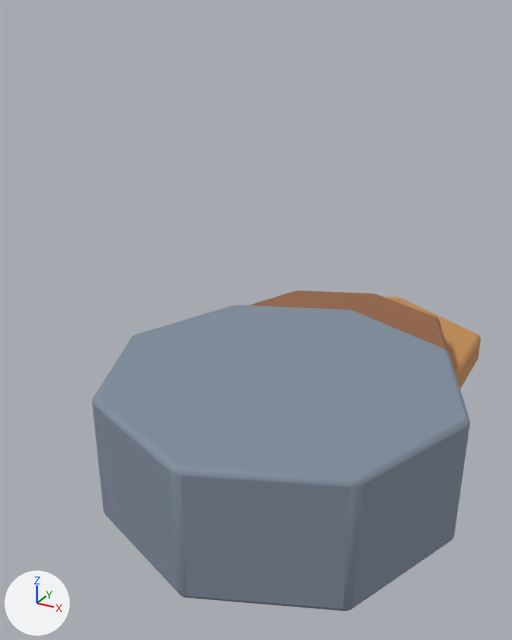
The glTF model assets/models/generated/archer_tower.glb, before and after one commit.
Before and after are seen from a 50 mm camera at (1.87, -3.31, 2.66) aimed at (-0.25, 0.54, 0.74). Arrows for +X, +Y and +Z are at lower left; the lights stay in place. The older version comes first. Where no turn or scale is listed for an object, it has been applied to the vertices. Vertices at exactly the same position are counted once.

Names of what the first picture shows: 'Base-col', 'Roof', 'Turret'.
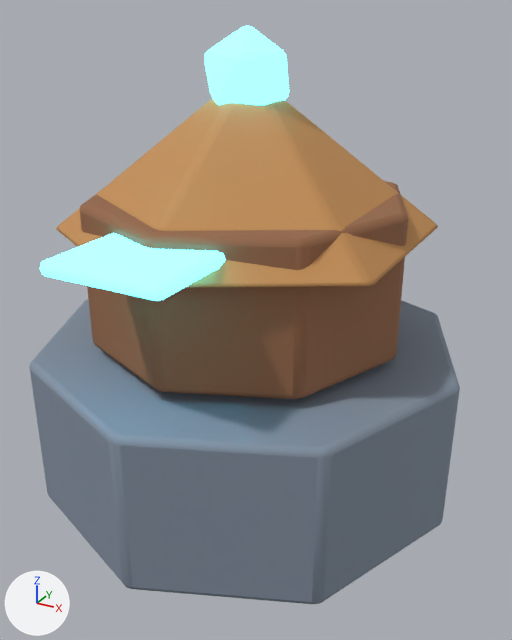
Changed parts and their boxes (x1, y1, x2, y2) in the pictures (512 x 640 px):
'Base-col', moved: before (92, 305, 470, 611); after (29, 299, 460, 604)
'Turret', moved: before (250, 290, 450, 355); after (80, 180, 408, 399)
'Roof', reshaped, moved: before (385, 297, 481, 389); after (56, 98, 438, 287)
'Banner', added (cyan): after (40, 233, 226, 301)
'Crystal', moved (not visible before): after (204, 25, 289, 105)

Patch to the scene script:
```diff
--- a/assets/models/generated/archer_tower.glb.py
+++ b/assets/models/generated/archer_tower.glb.py
@@ me_cylinder_002 @@
 # used by ob_roof; location = (0.0, 1.9, 0.0)
-me_cylinder_002.from_pydata(...)  # 84 vertices, 164 faces; spans x -0.91..0.91, y -1.04..1.04, z -0.12..0.12
+me_cylinder_002.from_pydata(...)  # 84 vertices, 164 faces; spans x -0.92..0.92, y -1.05..1.05, z -0.35..0.35
+# me_cylinder_002 part 1: 84 of 84 vertices moved; they spanned x -0.91..0.91, y -1.04..1.04, z -0.12..0.12 and now span x -0.92..0.92, y -1.05..1.05, z -0.35..0.35; mean shift (0.0, 0.0, 0.0)
 me_cylinder_002.materials.append(mat_palette_woodlight)
@@ me_cube @@
+me_cube.from_pydata(...)  # 56 vertices, 108 faces; spans x -0.32..0.32, y -0.42..0.42, z -0.04..0.04
+me_cube.materials.append(mat_palette_crystal)  # cyan #59ddf9, glowing cyan #5be2ff
@@ ob_base_col @@
 ob_base_col = bpy.data.objects.new('Base-col', me_cylinder)
-ob_base_col.location = (0.0, 0.45, 0.0)
+ob_base_col.location = (0.0, 0.0, 0.45)
@@ ob_crystal @@
 ob_crystal = bpy.data.objects.new('Crystal', me_icosphere)
-ob_crystal.location = (0.0, 2.15, 0.0)
+ob_crystal.location = (0.0, 0.0, 2.35)
@@ ob_roof @@
 ob_roof = bpy.data.objects.new('Roof', me_cylinder_002)
-ob_roof.location = (0.0, 1.9, 0.0)
+ob_roof.location = (0.0, 0.0, 1.9)
@@ ob_turret @@
 ob_turret = bpy.data.objects.new('Turret', me_cylinder_001)
-ob_turret.location = (0.0, 1.35, 0.0)
+ob_turret.location = (0.0, 0.0, 1.35)
@@ ob_banner @@
+ob_banner = bpy.data.objects.new('Banner', me_cube)
+ob_banner.location = (0.0, -0.84, 1.65)
```
